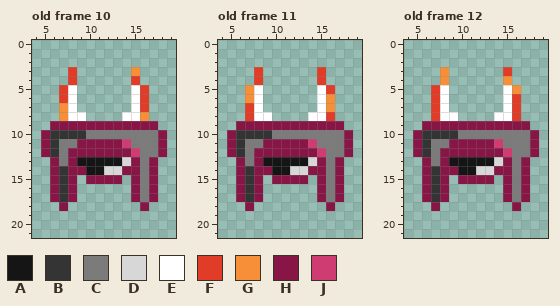
Pixel-art file -- assets/images/spritesheets/small-ships.aseprite. Above is the file before it was changed.
24x24 pixels, 12 frames. Shown: old frame 10: x 4..19, y 0..21; old frame 11: x 4..19, y 0..21; old frame 12: x 4..19, y 0..21.
Palette (. is transparent): A #151515  B #343434  C #7b7b7b  D #d7d7d7  E #ffffff  F #e03c28  G #f68f37  H #871646  J #cf3c71
And afterwards:
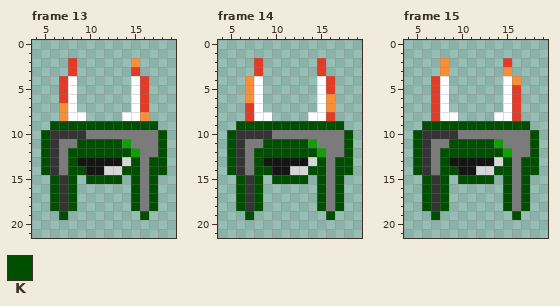
Colours new in this view: K #004e00
A new or re-ordered frame is compared with the old frame closest to it.
What changed:
frames 12 -> 15
colour J: #cf3c71 -> #139d08
Frame 13 is new; against old frame 10:
y 2: x 8 . -> F; x 15 . -> G
y 3: x 15 G -> F
y 4: x 7..8 .F -> FE; x 15..16 F. -> EF
y 9: x 6..17 HHHHHHHHHHHH -> KKKKKKKKKKKK
y 10: x 5 H -> K; x 18 H -> K
y 11: x 5 H -> K; x 9..13 HHHHH -> KKKKK; x 18 H -> K
y 12: x 5 H -> K; x 8..14 HHHHHHH -> KKKKKKK; x 18 H -> K
y 13: x 5..6 .H -> KB; x 8 H -> K; x 15 H -> K; x 17..18 H. -> KK
y 14: x 5..9 .HBHH -> KBCKK; x 14..15 HH -> KK; x 17..18 H. -> KK
y 15: x 6 H -> K; x 8 H -> K; x 10..13 HHHH -> KKKK; x 15 H -> K; x 17 H -> K
y 16..17: x 6 H -> K; x 8 H -> K; x 15 H -> K; x 17 H -> K
y 18: x 6..8 .H. -> KBK; x 15..17 .H. -> KCK
y 19: x 7 . -> K; x 16 . -> K
Frame 14 is new; against old frame 11:
y 2: x 8 . -> F; x 15 . -> F
y 4: x 7..8 .F -> GE; x 15..16 F. -> EF
y 9: x 6..17 HHHHHHHHHHHH -> KKKKKKKKKKKK
y 10: x 5 H -> K; x 18 H -> K
y 11: x 5 H -> K; x 9..13 HHHHH -> KKKKK; x 18 H -> K
y 12: x 5 H -> K; x 8..14 HHHHHHH -> KKKKKKK; x 18 H -> K
y 13: x 5..6 .H -> KB; x 8 H -> K; x 15 H -> K; x 17..18 H. -> KK
y 14: x 5..9 .HBHH -> KBCKK; x 14..15 HH -> KK; x 17..18 H. -> KK
y 15: x 6 H -> K; x 8 H -> K; x 10..13 HHHH -> KKKK; x 15 H -> K; x 17 H -> K
y 16..17: x 6 H -> K; x 8 H -> K; x 15 H -> K; x 17 H -> K
y 18: x 6..8 .H. -> KBK; x 15..17 .H. -> KCK
y 19: x 7 . -> K; x 16 . -> K
Frame 15 is new; against old frame 12:
y 2: x 8 . -> G; x 15 . -> F
y 3: x 15 F -> G
y 4: x 7..8 .G -> FE; x 15..16 G. -> EG
y 5: x 16 G -> F
y 9: x 6..17 HHHHHHHHHHHH -> KKKKKKKKKKKK
y 10: x 5 H -> K; x 18 H -> K
y 11: x 5 H -> K; x 9..13 HHHHH -> KKKKK; x 18 H -> K
y 12: x 5 H -> K; x 8..14 HHHHHHH -> KKKKKKK; x 18 H -> K
y 13: x 5..6 .H -> KB; x 8 H -> K; x 15 H -> K; x 17..18 H. -> KK
y 14: x 5..9 .HBHH -> KBCKK; x 14..15 HH -> KK; x 17..18 H. -> KK
y 15: x 6 H -> K; x 8 H -> K; x 10..13 HHHH -> KKKK; x 15 H -> K; x 17 H -> K
y 16..17: x 6 H -> K; x 8 H -> K; x 15 H -> K; x 17 H -> K
y 18: x 6..8 .H. -> KBK; x 15..17 .H. -> KCK
y 19: x 7 . -> K; x 16 . -> K
